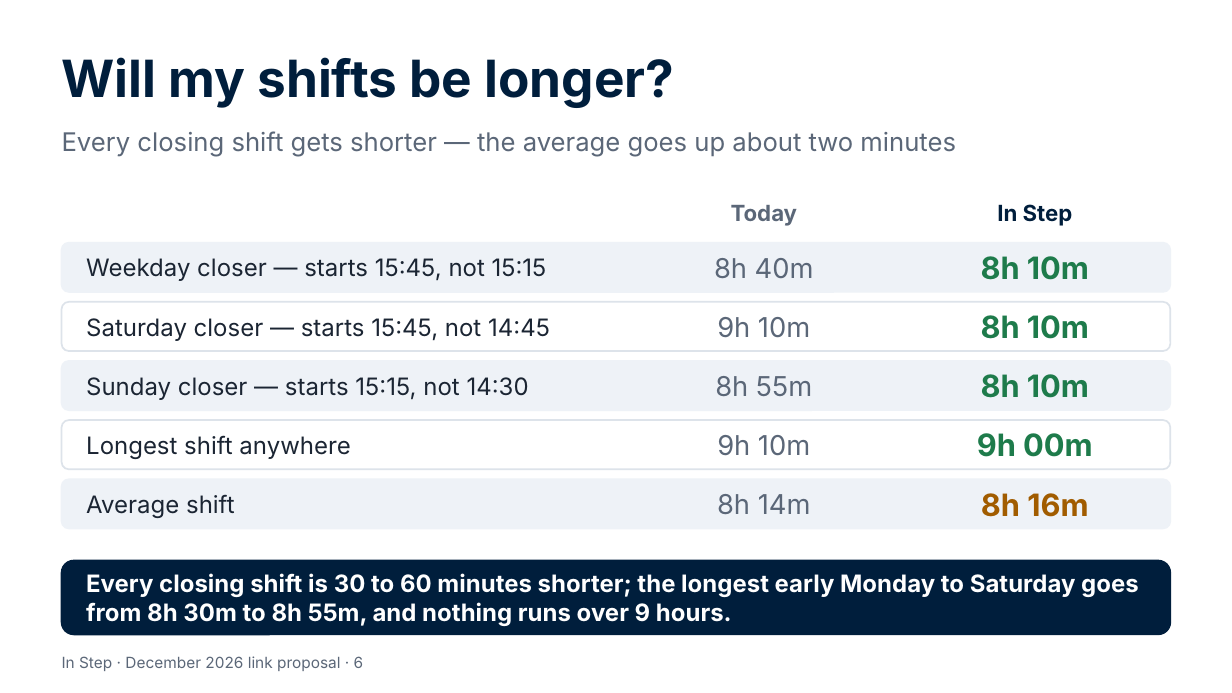
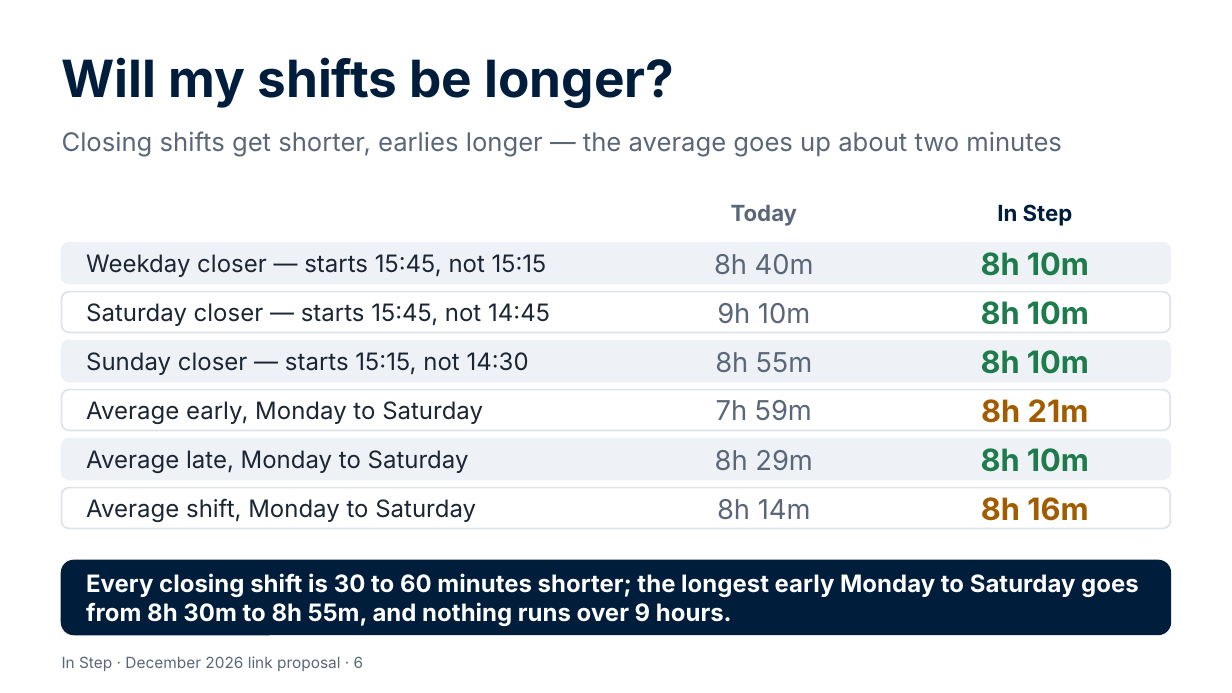
Before and after one commit to Garethdavidmiller/roster-app, a slide deck: slide 6 of docs/links-26/presentations/In-Step-for-colleagues.pptx. Drawn at 1232x693 pixels with LibreOffice and Linux fonts; fonts in the diff are those of the drawing. Boxes give left, top, right and bottom in pixels: in the first picture for what was removed or moved away, otherwise in the second. Text is boxed around its words. In the diff, an @@ line names an element or a change of style, - is before the commit and + after.

```diff
--- a/docs/links-26/presentations/In-Step-for-colleagues.pptx
+++ b/docs/links-26/presentations/In-Step-for-colleagues.pptx
@@ text at (x1=62, y1=131, x2=1062, y2=157): text changed @@
-Every closing shift gets shorter — the average goes up about two minutes
+Closing shifts get shorter, earlies longer — the average goes up about two minutes
@@ rounded rectangle resized from (x1=62, y1=243, x2=1170, y2=292) to (x1=62, y1=243, x2=1170, y2=283) @@
@@ text "Weekday closer — starts 15:45, ..." moved from (x1=86, y1=258, x2=547, y2=281) to (x1=86, y1=254, x2=547, y2=277) @@
@@ text "8h 40m" moved from (x1=714, y1=258, x2=814, y2=278) to (x1=714, y1=254, x2=814, y2=274) @@
@@ text "8h 10m" moved from (x1=981, y1=256, x2=1089, y2=280) to (x1=981, y1=252, x2=1089, y2=276) @@
@@ rounded rectangle resized from (x1=62, y1=302, x2=1170, y2=351) to (x1=62, y1=292, x2=1170, y2=333) @@
@@ text "Saturday closer — starts 15:45, ..." moved from (x1=86, y1=318, x2=550, y2=341) to (x1=86, y1=303, x2=550, y2=326) @@
@@ text "9h 10m" moved from (x1=717, y1=317, x2=810, y2=337) to (x1=717, y1=303, x2=810, y2=323) @@
@@ text "8h 10m" moved from (x1=981, y1=315, x2=1089, y2=339) to (x1=981, y1=301, x2=1089, y2=325) @@
@@ rounded rectangle resized from (x1=62, y1=361, x2=1170, y2=410) to (x1=62, y1=341, x2=1170, y2=382) @@
@@ text "Sunday closer — starts 15:15, ..." moved from (x1=86, y1=377, x2=529, y2=400) to (x1=86, y1=352, x2=529, y2=375) @@
@@ text "8h 55m" moved from (x1=715, y1=376, x2=812, y2=396) to (x1=715, y1=352, x2=812, y2=372) @@
@@ text "8h 10m" moved from (x1=981, y1=374, x2=1089, y2=398) to (x1=981, y1=350, x2=1089, y2=374) @@
@@ rounded rectangle resized from (x1=62, y1=420, x2=1170, y2=469) to (x1=62, y1=389, x2=1170, y2=430) @@
@@ text at (x1=86, y1=401, x2=483, y2=424): text changed @@
-Longest shift anywhere
+Average early, Monday to Saturday
@@ text at (x1=716, y1=400, x2=812, y2=420): text changed @@
-9h 10m
+7h 59m
@@ text at (x1=981, y1=399, x2=1089, y2=423): text changed; text colour #1E7B4B to #A15C00 @@
-9h 00m
+8h 21m
@@ proportions changed in 5 elements at (x1=62, y1=243, x2=1170, y2=283), (x1=62, y1=292, x2=1170, y2=333), (x1=62, y1=341, x2=1170, y2=382), (x1=62, y1=389, x2=1170, y2=430), (x1=62, y1=439, x2=1170, y2=479) @@
@@ rounded rectangle resized from (x1=62, y1=479, x2=1170, y2=529) to (x1=62, y1=439, x2=1170, y2=479) @@
@@ text added at (x1=981, y1=448, x2=1089, y2=472), 18 pt, text #1E7B4B, bold @@
+8h 10m
@@ text at (x1=86, y1=450, x2=469, y2=473): text changed @@
-Average shift
+Average late, Monday to Saturday
@@ text added at (x1=715, y1=450, x2=813, y2=470), 16 pt, text #5B6778 @@
+8h 29m
@@ rounded rectangle added at (x1=62, y1=488, x2=1170, y2=529), fill #FFFFFF, outline #DDE3EA 1 pt @@
@@ text added at (x1=86, y1=498, x2=476, y2=522), 14 pt, text #1B2533 @@
+Average shift, Monday to Saturday
@@ text "8h 14m" moved from (x1=717, y1=494, x2=811, y2=514) to (x1=717, y1=499, x2=811, y2=519) @@
@@ text "8h 16m" moved from (x1=981, y1=493, x2=1088, y2=517) to (x1=981, y1=497, x2=1088, y2=521) @@
```
Also in this commit, not shown: 1 other slide changed, 18 other files.
